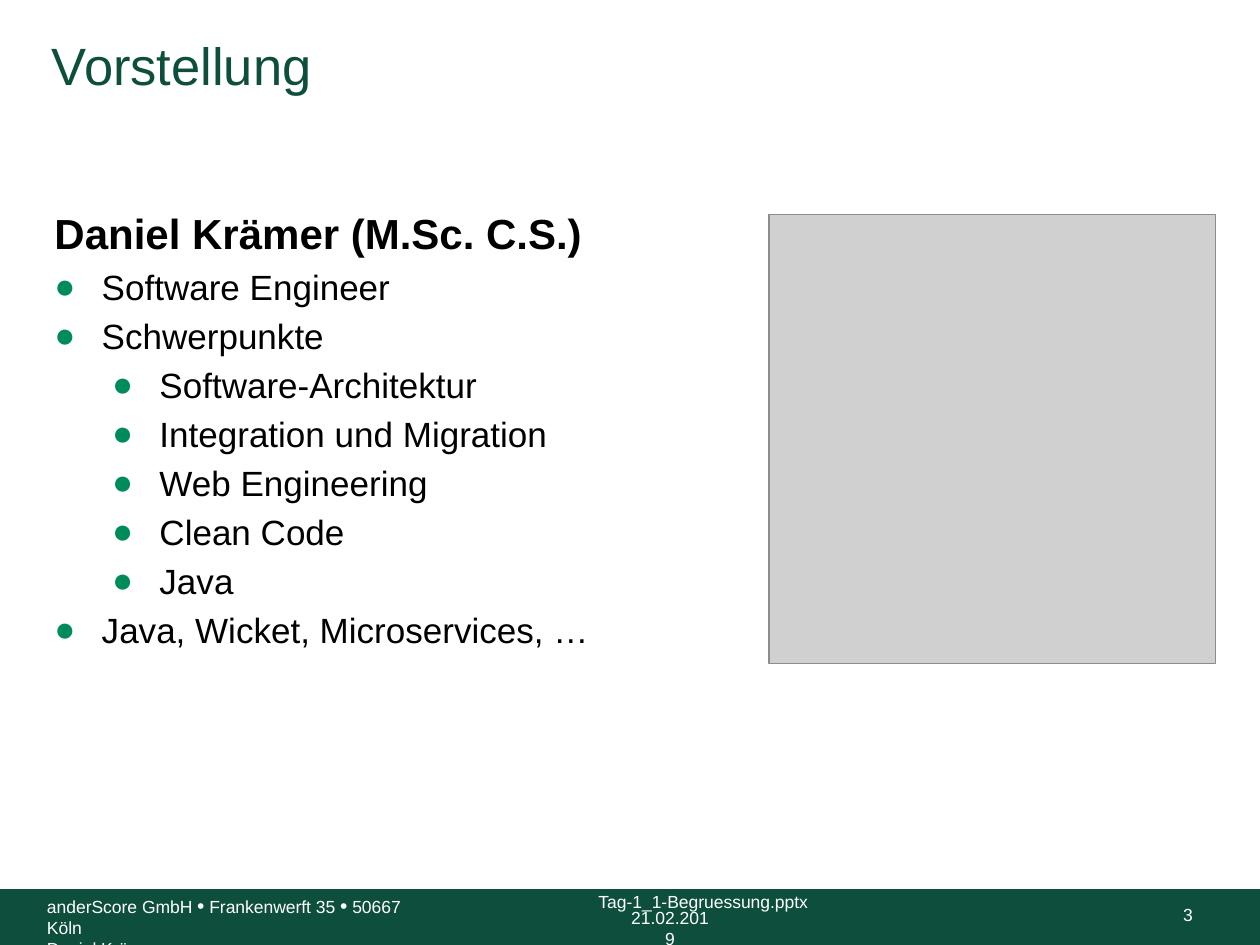
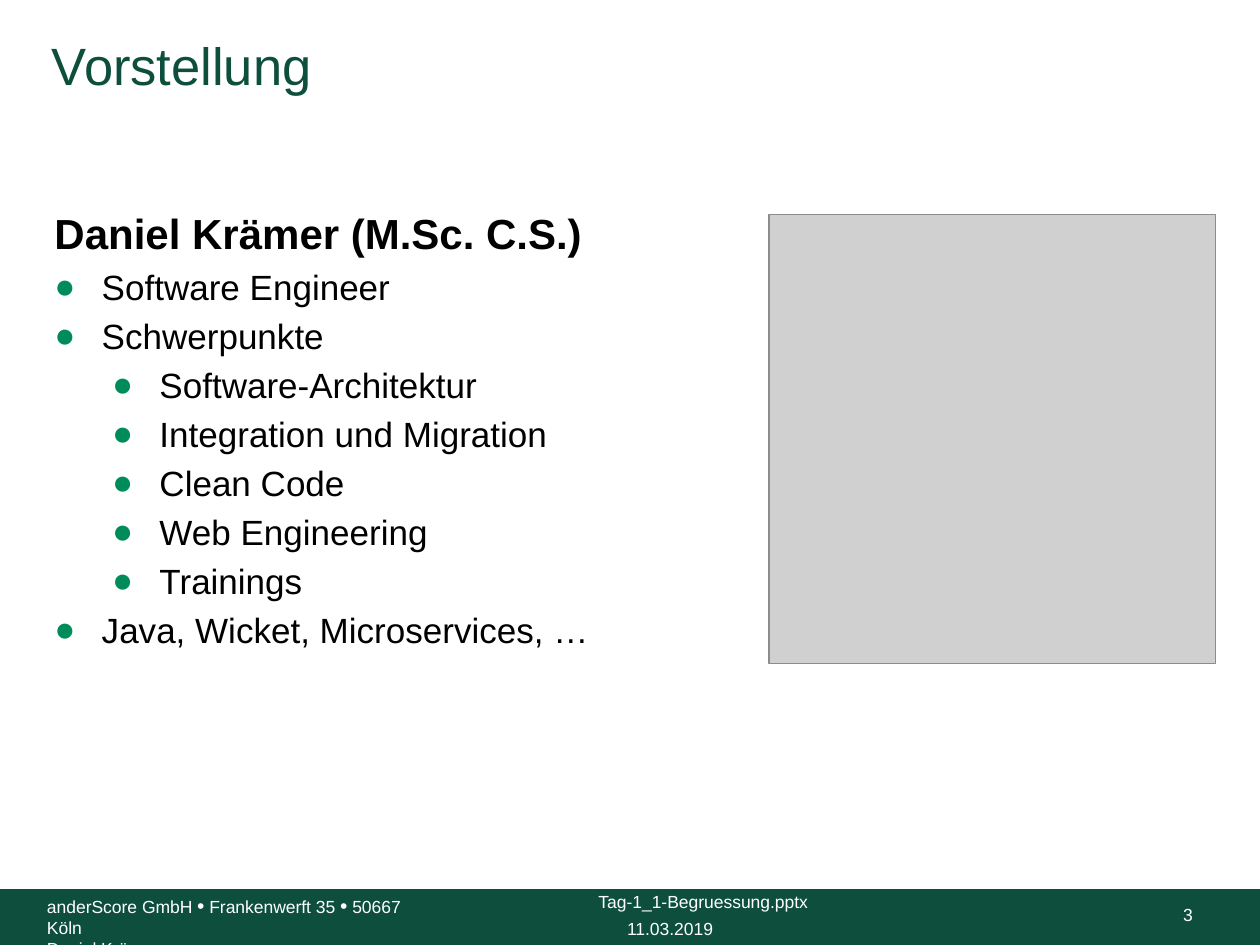
Before and after one commit to anderscore-gmbh/wicket-training, a slide deck: slide 3 of slides/Tag-1_1-Begruessung.pptx. Drawn at 1260x945 pixels with LibreOffice and Linux fonts; fonts in the diff are those of the drawing; grey boxes stand for pictures; background and template pictures are left out. Boxes give left, top, right and bottom in pixels: in the first picture for what was removed or moved away, otherwise in the second. Text is boxed around its words. In the diff, an @@ line names an element or a change of style, - is before the commit and + after.

```diff
--- a/slides/Tag-1_1-Begruessung.pptx
+++ b/slides/Tag-1_1-Begruessung.pptx
@@ text at [159,470,345,497]: paragraph added @@
+      ● Clean Code
@@ text at [159,568,302,601]: text changed @@
-      ● Clean Code
-      ● Java
+      ● Trainings
@@ text at [627,922,713,935]: text changed @@
-21.02.2019
+11.03.2019
```
Also in this commit, not shown: 8 other slides changed.
